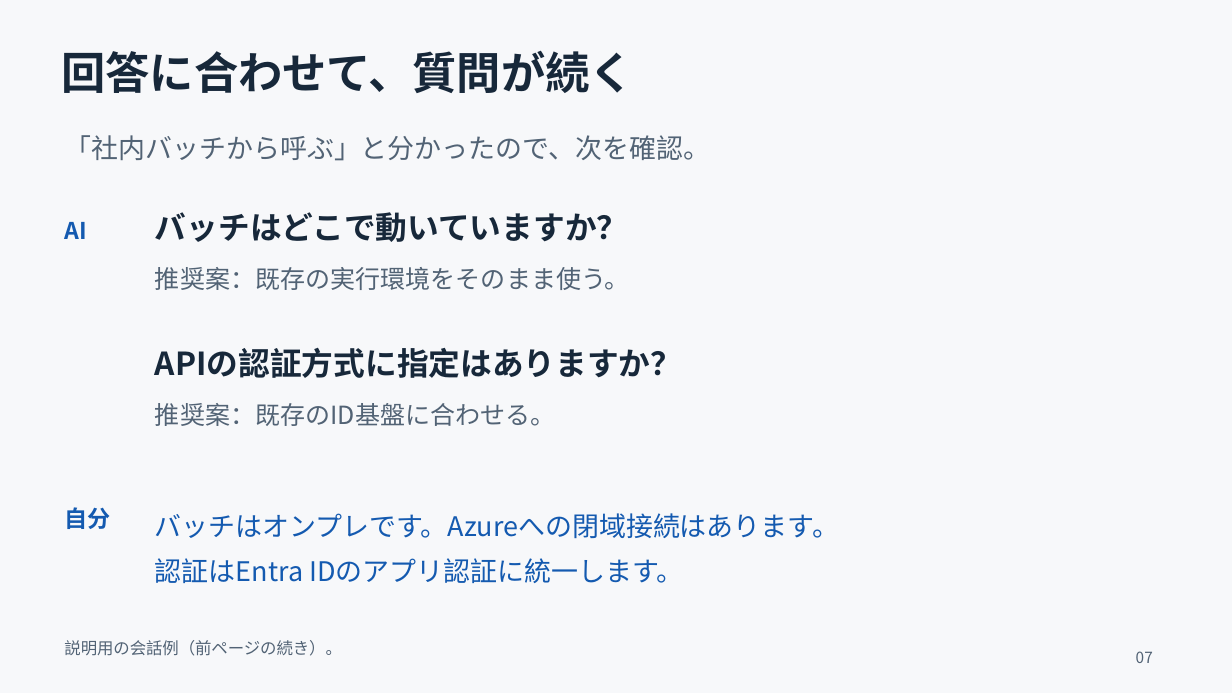
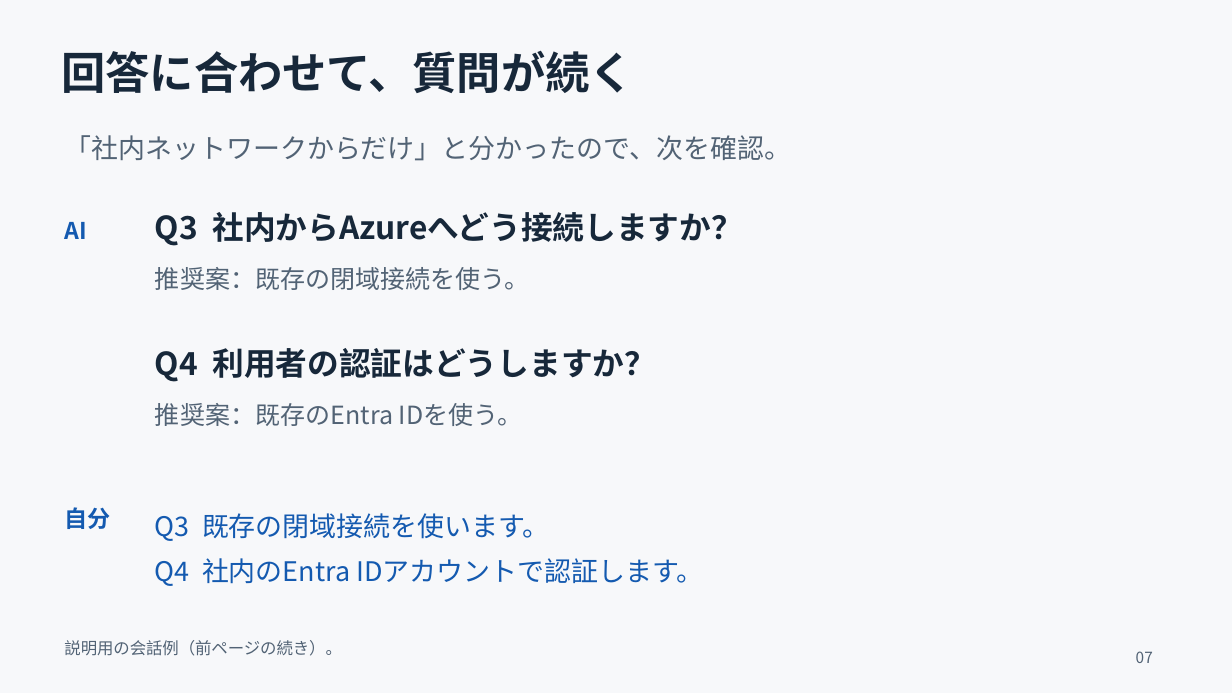
Before and after one commit to ShimaBell0619/slides, a slide deck: slide 7 of decks/grill-me/artifacts/agent-skills-lt.pptx. Drawn at 1232x693 pixels with LibreOffice and Linux fonts; fonts in the diff are those of the drawing. Boxes give left, top, right and bottom in pixels: in the first picture for what was removed or moved away, otherwise in the second. Text is boxed around its words. In the diff, an @@ line names an element or a change of style, - is before the commit and + after.

```diff
--- a/decks/grill-me/artifacts/agent-skills-lt.pptx
+++ b/decks/grill-me/artifacts/agent-skills-lt.pptx
@@ text at <box>64,135,791,161</box>: text changed @@
-「社内バッチから呼ぶ」と分かったので、次を確認。
+「社内ネットワークからだけ」と分かったので、次を確認。
@@ text at <box>155,212,743,246</box>: text changed @@
-バッチはどこで動いていますか？
+Q3 社内からAzureへどう接続しますか？
@@ text at <box>155,267,530,290</box>: text changed @@
-推奨案：既存の実行環境をそのまま使う。
+推奨案：既存の閉域接続を使う。
@@ text at <box>155,348,657,382</box>: text changed @@
-APIの認証方式に指定はありますか？
+Q4 利用者の認証はどうしますか？
@@ text at <box>155,403,523,426</box>: text changed @@
-推奨案：既存のID基盤に合わせる。
+推奨案：既存のEntra IDを使う。
@@ text at <box>155,513,703,586</box>: text changed @@
-バッチはオンプレです。Azureへの閉域接続はあります。
-認証はEntra IDのアプリ認証に統一します。
+Q3 既存の閉域接続を使います。
+Q4 社内のEntra IDアカウントで認証します。
```
Also in this commit, not shown: 3 other slides changed, 3 other files.
